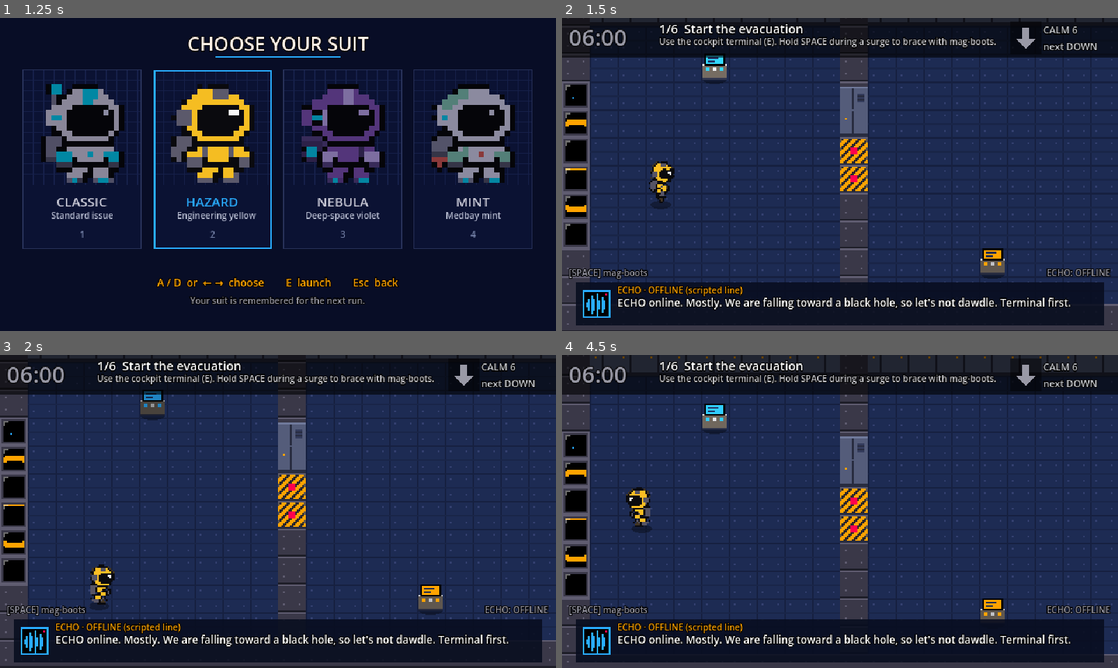
Above: before the commit, frames 1-4 (two rows, left to right).
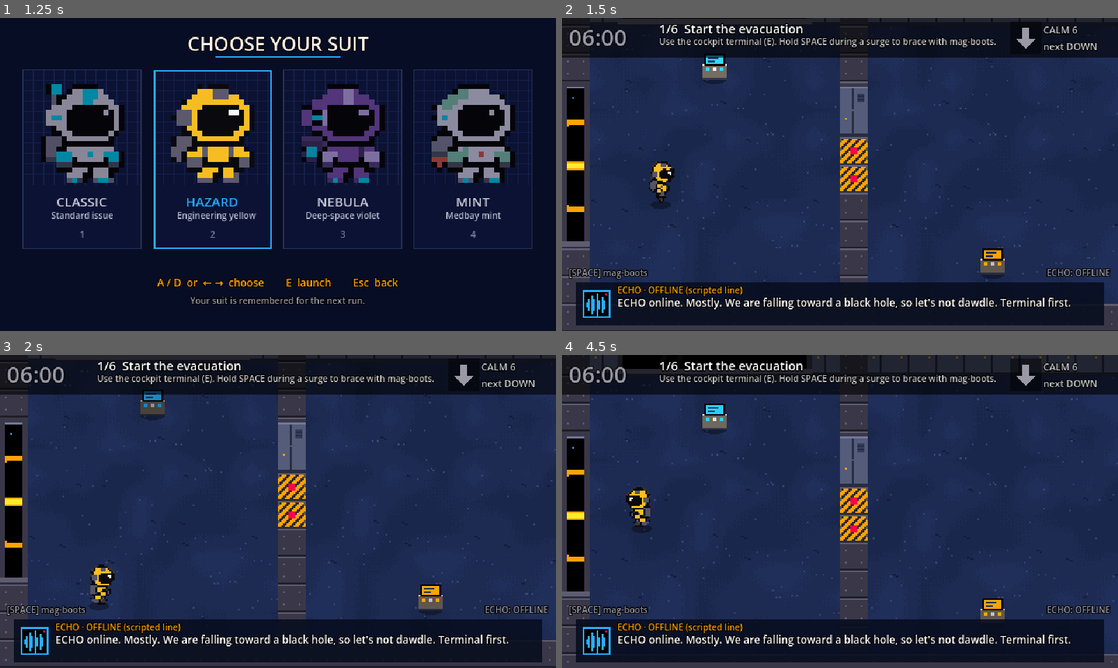
Above: after the commit, the same moments.

Repository: DhanwanthParameswar/back-2-earth
Game: Godot game, scene res://scenes/main.tscn
Two runs of this game, one before a commit and one after it. Both use one fixed random seed, a clock stepped at 60 frames per second and the inputs below. Video files are missing from this copy of the repository; at most half a second of black plays in their place.
Inputs:
- Up to frame 1 (1.25 s): tap E (confirm) at 0.5 s; hold D (move_right) from 0.53 s (still down); hold Space (boots) from 0.53 s (still down)
- Up to frame 2 (1.5 s): tap E (confirm) at 1.25, 1.35 s; release D (move_right) at 1.28 s; release Space (boots) at 1.28 s; hold S (move_down) from 1.28 s (still down)
- Up to frame 3 (2 s): keep holding S (move_down)
- Up to frame 4 (4.5 s): release S (move_down) at 2.03 s; hold D (move_right) 2.03-2.78 s; hold V (toggle_shake) 2.03-2.78 s; hold W (move_up) 2.78-3.53 s; tap P at 2.85 s; tap E (confirm) at 3.5 s; hold A (move_left) from 3.53 s (still down); tap Enter at 3.6 s; tap R (restart) at 4.25 s; tap Keypad Enter at 4.35 s

Frame 1 is identical in both runs. In frame 2, 3.6% of the frame differs, in the area x 0-100%, y 0-90%; in frame 3, 3.4%; in frame 4, 4.4%, in the area x 0-100%, y 0-94%.
Error in both runs: Cannot call method 'set_input_as_handled' on a null value. (res://scripts/ui/hud.gd:181)

Commit message:
Continuous floor and a space window playing the nebula video
Floor
- floor.png is now one 256x256 seamless texture; each floor cell draws its
  slice by world position, so the ship floor reads as one surface (no grid).
- Open doors are see-through so the floor continues under them.

Window
- New layout char W: a 7x2 pane in the cockpit's back wall.
- scripts/ship/space_window.gd plays assets/video/nebula_loop.ogv behind the
  glass: clipped to the pane, looped, with light parallax and a FOCUS point
  that frames the ringed planet at the start of a run.
- Video re-encoded from the 1080p original (kept in art_source/) to 480x270
  Theora so its pixels match the game's 2x2 art pixels and decode cheaply.
- Windows (W and the cockpit's side windows) draw as single framed panes with
  a sill and glare instead of per-tile frames.
- Camera may rise 48 px above the map so the HUD bar never hides the window.

Tests: each W window gets a video view. Docs, legend, credits updated.

Co-Authored-By: Not-Depth <115754195+Not-Depth@users.noreply.github.com>

Diff:
--- a/scripts/main.gd
+++ b/scripts/main.gd
@@ -11,6 +11,7 @@
 const Hud = preload("res://scripts/ui/hud.gd")
 const PlayerScene = preload("res://scenes/player/player.tscn")
 const Art = preload("res://scripts/ship/art.gd")
+const SpaceWindow = preload("res://scripts/ship/space_window.gd")
 
 const LAYOUT_PATH := "res://data/ship_layout.txt"
 
@@ -35,6 +36,12 @@
 	ship.name = "Ship"
 	add_child(ship)
 	ship.build_from_file(LAYOUT_PATH)
+
+	# A looping nebula video behind every `W` window in the layout.
+	for rect in ship.space_windows:
+		var view = SpaceWindow.new()
+		view.setup(rect)
+		add_child(view)
 
 	# The player lives inside the ship so it y-sorts with props and debris.
 	player = PlayerScene.instantiate()
--- a/scripts/player/player.gd
+++ b/scripts/player/player.gd
@@ -20,6 +20,9 @@
 ## Camera feel. Raise the speed (or disable) if you see pixel jitter.
 const CAMERA_SMOOTHING_SPEED := 7.0
 const CAMERA_LOOK_OFFSET := Vector2(0, -20)  # center on the body, not the feet
+## The HUD's top bar covers 46 px; let the camera rise this far above the map
+## so the back wall (and its window) is never hidden under it.
+const HUD_TOP_RESERVE := 48
 
 ## The interactable the HUD should prompt for (null if none in range).
 var current_target = null  # untyped: interactables are duck-typed
@@ -69,7 +72,7 @@
 
 func set_camera_limits(rect: Rect2) -> void:
 	camera.limit_left = int(rect.position.x)
-	camera.limit_top = int(rect.position.y)
+	camera.limit_top = int(rect.position.y) - HUD_TOP_RESERVE
 	camera.limit_right = int(rect.end.x)
 	camera.limit_bottom = int(rect.end.y)
 
--- a/scripts/ship/ship_builder.gd
+++ b/scripts/ship/ship_builder.gd
@@ -11,6 +11,10 @@
 ##   - This node has y_sort_enabled: the player, props, and debris are its
 ##     children and draw in order of their base/feet y. Tiles and doors are the
 ##     ground layer underneath.
+##   - The floor is ONE continuous texture sampled by world position (no tile
+##     grid). assets/tiles/floor.png can be any size that is a multiple of 32.
+##   - `W` cells form windows onto space: main.gd puts a SpaceWindow (video)
+##     behind each one; this script draws the frame, sill, and glare on top.
 
 const Art = preload("res://scripts/ship/art.gd")
 const Door = preload("res://scripts/interactables/door.gd")
@@ -21,8 +25,8 @@
 const Debris = preload("res://scripts/interactables/debris.gd")
 
 const TILE := Art.TILE
-const BLOCKING := "#w|CS"
-const SOLID_WALL := "#w"
+const BLOCKING := "#wW|CS"
+const SOLID_WALL := "#wW"
 ## How far below a cell's center an object's base (y-sort point) sits.
 const CONSOLE_BASE := 14.0
 const CORE_BASE := 6.0
@@ -52,8 +56,8 @@
 ## Used only if data/ship_layout.txt is missing (e.g. a build that forgot the
 ## export filter). Keep in sync when the layout settles.
 const DEFAULT_LAYOUT := """
-##############################################
-##############################################
+##WWWWWWW#####################################
+##WWWWWWW#####################################
 #.........#.........#.C...x..#....#..x.......#
 #....T....#.........#.|......#.N..#....L.....#
 w.........#.........#.|......#....#..........#
@@ -71,6 +75,9 @@
 var width := 0
 var height := 0
 var player_start := Vector2(64, 64)
+## World rects of each `W` window (one per connected group of cells).
+var space_windows: Array[Rect2] = []
+var _side_windows: Array[Rect2] = []  # `w` groups (black-hole view)
 var _room_split_cols: Array[int] = []
 var _debris_cols: Array[int] = []
 
@@ -108,6 +115,7 @@
 	_build_doors()
 	_build_objects()
 	_find_room_splits()
+	_find_space_windows()
 	queue_redraw()
 
 
@@ -242,6 +250,35 @@
 	_room_split_cols.sort()
 
 
+func _find_space_windows() -> void:
+	space_windows = _find_groups("W")
+	_side_windows = _find_groups("w")
+
+
+## Bounding rects (world px) of each connected group of `ch` cells.
+func _find_groups(ch: String) -> Array[Rect2]:
+	var out: Array[Rect2] = []
+	var seen := {}
+	for r in height:
+		for c in width:
+			if cell(c, r) != ch or seen.has(Vector2i(c, r)):
+				continue
+			var lo := Vector2i(c, r)
+			var hi := Vector2i(c, r)
+			var stack: Array[Vector2i] = [Vector2i(c, r)]
+			while not stack.is_empty():
+				var p: Vector2i = stack.pop_back()
+				if seen.has(p) or cell(p.x, p.y) != ch:
+					continue
+				seen[p] = true
+				lo = Vector2i(mini(lo.x, p.x), mini(lo.y, p.y))
+				hi = Vector2i(maxi(hi.x, p.x), maxi(hi.y, p.y))
+				for d in [Vector2i.LEFT, Vector2i.RIGHT, Vector2i.UP, Vector2i.DOWN]:
+					stack.append(p + d)
+			out.append(Rect2(Vector2(lo * TILE), Vector2((hi - lo + Vector2i.ONE) * TILE)))
+	return out
+
+
 # --- Drawing ------------------------------------------------------------------
 
 ## Which wall tile to draw (3/4 view): a front face where the floor is visible
@@ -255,7 +292,7 @@
 
 
 func _load_textures() -> void:
-	for key in ["floor", "wall", "wall_face", "wall_face_upper", "wall_face_single", "window", "rail"]:
+	for key in ["floor", "wall", "wall_face", "wall_face_upper", "wall_face_single", "rail"]:
 		_tex[key] = Art.tex("res://assets/tiles/%s.png" % key)
 
 
@@ -268,19 +305,59 @@
 			if ch == "#":
 				var kind := wall_kind(c, r)
 				_draw_tile(kind, pos, rect, Art.STEEL if kind == "wall" else Art.STEEL_LIGHT.darkened(0.4))
-			elif ch == "w":
-				# Leave the glass empty so the black-hole backdrop shows through.
-				_draw_tile("window", pos, rect, Color(0, 0, 0, 0))
+			elif ch == "w" or ch == "W":
+				pass  # glass: the view behind shows through; one frame per window below
 			elif CHANNEL.contains(ch):
 				_draw_tile("rail", pos, rect, Art.NAVY.darkened(0.4))
 			else:
-				_draw_tile("floor", pos, rect, Art.NAVY)
-	# Hazard lane markers under each debris column (danger shown by shape too).
+				_draw_floor(rect)
+
+	# Debris lanes: two faint red guide lines down each lane (danger by shape too).
 	for c in _debris_cols:
-		for r in range(1, height - 1):
+		var x := c * TILE + TILE / 2.0
+		for r in height:
 			if not BLOCKING.contains(cell(c, r)):
-				var p := cell_center(c, r)
-				draw_rect(Rect2(p + Vector2(-2, -2), Vector2(4, 4)), Color(Art.RED, 0.45))
+				for side in [-11.0, 11.0]:
+					draw_rect(Rect2(Vector2(x + side - 1.0, r * TILE), Vector2(2, TILE)), Color(Art.RED, 0.35))
+
+	for wr in space_windows:
+		_draw_window_frame(wr)
+	for wr in _side_windows:
+		_draw_window_frame(wr)
+
+
+## Continuous floor: each cell shows its own part of one big texture.
+func _draw_floor(rect: Rect2) -> void:
+	var t: Texture2D = _tex.get("floor")
+	if t == null:
+		draw_rect(rect, Art.NAVY)
+		return
+	var src := Rect2(
+		Vector2(fposmod(rect.position.x, t.get_width()), fposmod(rect.position.y, t.get_height())),
+		rect.size
+	)
+	draw_texture_rect_region(t, rect, src)
+
+
+## One pane, no grid: thick frame, a lit inner edge, a sill, and soft glare.
+func _draw_window_frame(r: Rect2) -> void:
+	var frame := Color("3a3848")
+	var lit := Color("707a9c")
+	var sill := Color("5f5c70")
+	var t := 6.0
+	draw_rect(Rect2(r.position, Vector2(r.size.x, t)), frame)                                  # top
+	draw_rect(Rect2(r.position, Vector2(t, r.size.y)), frame)                                  # left
+	draw_rect(Rect2(Vector2(r.end.x - t, r.position.y), Vector2(t, r.size.y)), frame)          # right
+	draw_rect(Rect2(Vector2(r.position.x, r.end.y - 8.0), Vector2(r.size.x, 8.0)), sill)       # sill
+	draw_rect(Rect2(Vector2(r.position.x, r.end.y - 2.0), Vector2(r.size.x, 2.0)), Color("282c40"))
+	draw_rect(Rect2(r.position + Vector2(t, t), Vector2(r.size.x - 2.0 * t, 2.0)), lit)         # inner lit edge
+	# Glare: two soft diagonal streaks across wide panes.
+	if r.size.x <= r.size.y:
+		return
+	var glass_top := r.position.y + t
+	var glass_bottom := r.end.y - 8.0
+	for gx in [r.position.x + r.size.x * 0.22, r.position.x + r.size.x * 0.3]:
+		draw_line(Vector2(gx, glass_bottom), Vector2(gx + 18.0, glass_top), Color(1, 1, 1, 0.07), 6.0)
 
 
 func _draw_tile(key: String, pos: Vector2, rect: Rect2, fallback: Color) -> void:
--- /dev/null
+++ b/scripts/ship/space_window.gd
@@ -0,0 +1,85 @@
+extends Node2D
+## A window onto space (layout char `W`). Owner: D.
+##
+## Plays the looping nebula video behind the glass. The video is clipped to the
+## window so it can't leak into other transparent tiles, and it shifts a little
+## as the camera moves (parallax), so it reads as far away rather than a poster.
+## The frame, sill, and glare are drawn by the ship on top (ShipBuilder._draw).
+
+const VIDEO_PATH := "res://assets/video/nebula_loop.ogv"
+## Video size in world px. The file is 480x270, and each of its art pixels is
+## 2x2 px, matching the rest of the game. Change both together.
+const VIDEO_SIZE := Vector2(480, 270)
+## 0 = painted on the glass, 1 = fixed on screen (infinitely far). 0.35 feels deep.
+const PARALLAX := 0.35
+## Which part of the video (video px) sits in the middle of the window when the
+## run starts: the ringed planet and the edge of the nebula band.
+const FOCUS := Vector2(330, 40)
+
+var window_rect := Rect2()
+
+var _clip: Control
+var _video: VideoStreamPlayer = null
+var _cam_ref = null  # camera position on the first frame (parallax is relative to it)
+
+
+func setup(rect: Rect2) -> void:
+	window_rect = rect
+
+
+func _ready() -> void:
+	add_to_group("space_window")
+	z_index = -5  # behind the ship's tiles; the glass cells are left transparent
+
+	_clip = Control.new()
+	_clip.position = window_rect.position
+	_clip.size = window_rect.size
+	_clip.clip_contents = true
+	_clip.mouse_filter = Control.MOUSE_FILTER_IGNORE
+	add_child(_clip)
+
+	var bg := ColorRect.new()  # shows if the video is missing or still loading
+	bg.color = Color("080d26")
+	bg.size = window_rect.size
+	bg.mouse_filter = Control.MOUSE_FILTER_IGNORE
+	_clip.add_child(bg)
+
+	if ResourceLoader.exists(VIDEO_PATH):
+		_video = VideoStreamPlayer.new()
+		_video.stream = load(VIDEO_PATH)
+		_video.expand = true
+		_video.size = VIDEO_SIZE
+		_video.volume_db = -80.0
+		_video.mouse_filter = Control.MOUSE_FILTER_IGNORE
+		_video.finished.connect(_on_video_finished)
+		_clip.add_child(_video)
+		_video.play()
+	else:
+		push_warning("Space window video missing: %s" % VIDEO_PATH)
+	_update_parallax()
+
+
+func _process(_delta: float) -> void:
+	_update_parallax()
+
+
+func _on_video_finished() -> void:
+	_video.play()  # seamless 12 s loop
+
+
+func _update_parallax() -> void:
+	if _video == null:
+		return
+	var shift := Vector2.ZERO
+	var cam := get_viewport().get_camera_2d()
+	if cam != null:
+		var cam_pos := cam.get_screen_center_position()
+		if _cam_ref == null:
+			_cam_ref = cam_pos
+		# Camera moves down -> the view slides down inside the frame, like distant scenery.
+		shift = (cam_pos - _cam_ref) * PARALLAX
+	# Video position inside the window box; keep the video covering the glass.
+	var pos := window_rect.size / 2.0 - FOCUS + shift
+	pos = pos.clamp(window_rect.size - VIDEO_SIZE, Vector2.ZERO)
+	# Move in whole art pixels (2 px) so the stars don't shimmer.
+	_video.position = Vector2(roundf(pos.x / 2.0) * 2.0, roundf(pos.y / 2.0) * 2.0)
--- a/tests/test_runner.gd
+++ b/tests/test_runner.gd
@@ -159,6 +159,8 @@
 		main.queue_free()
 		return
 	_check(ship.y_sort_enabled and player.get_parent() == ship, "player is y-sorted inside the ship (3/4 view)")
+	var views := get_tree().get_nodes_in_group("space_window")
+	_check(ship.space_windows.size() >= 1 and views.size() == ship.space_windows.size(), "each W window gets a video view")
 	var original_skin: String = Settings.skin
 	Settings.set_skin("nebula")
 	_check(player.get_node("Sprite2D").texture.resource_path.ends_with("astronaut_nebula.png"), "choosing a suit re-skins the player")
Binary file added: art_source/nebula_frame0.png
Binary file changed: assets/tiles/door_open.png
Binary file changed: assets/tiles/floor.png
Binary file removed: assets/tiles/window.png
Not shown, changed: data/ship_layout.txt
Binary file changed: docs/map_preview.png
Not shown, changed: CREDITS.md
Not shown, added: art_source/pixel_nebula_loop_1080p.ogv
Not shown, added: assets/video/nebula_loop.ogv
Not shown, changed: data/LAYOUT_LEGEND.md
